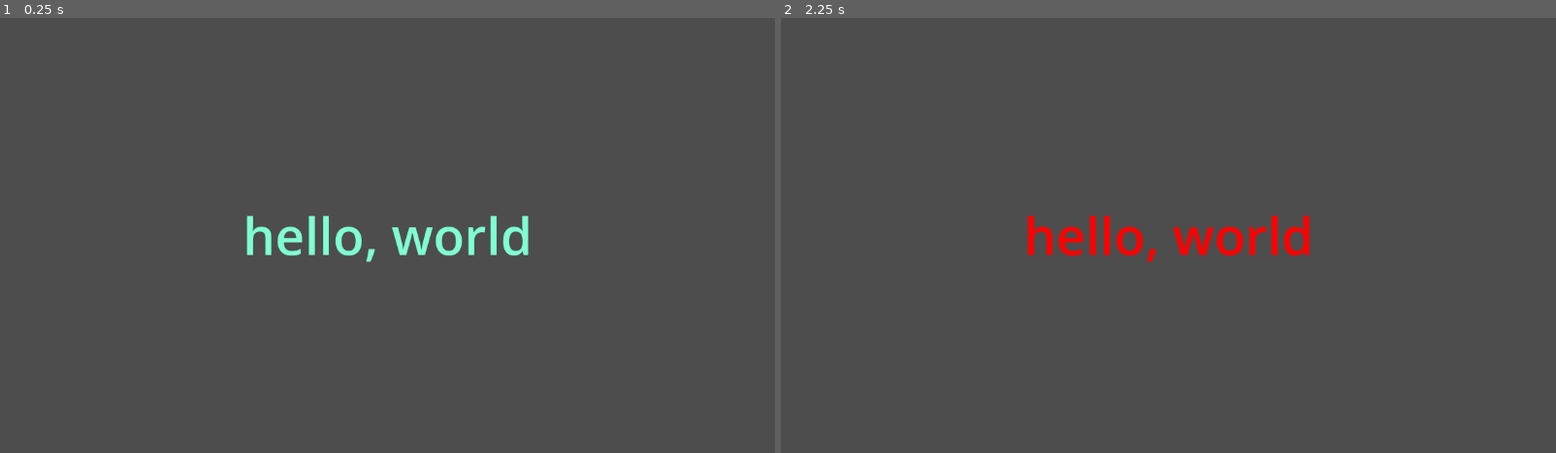
Above: before the commit, frames 1-2 (left to right).
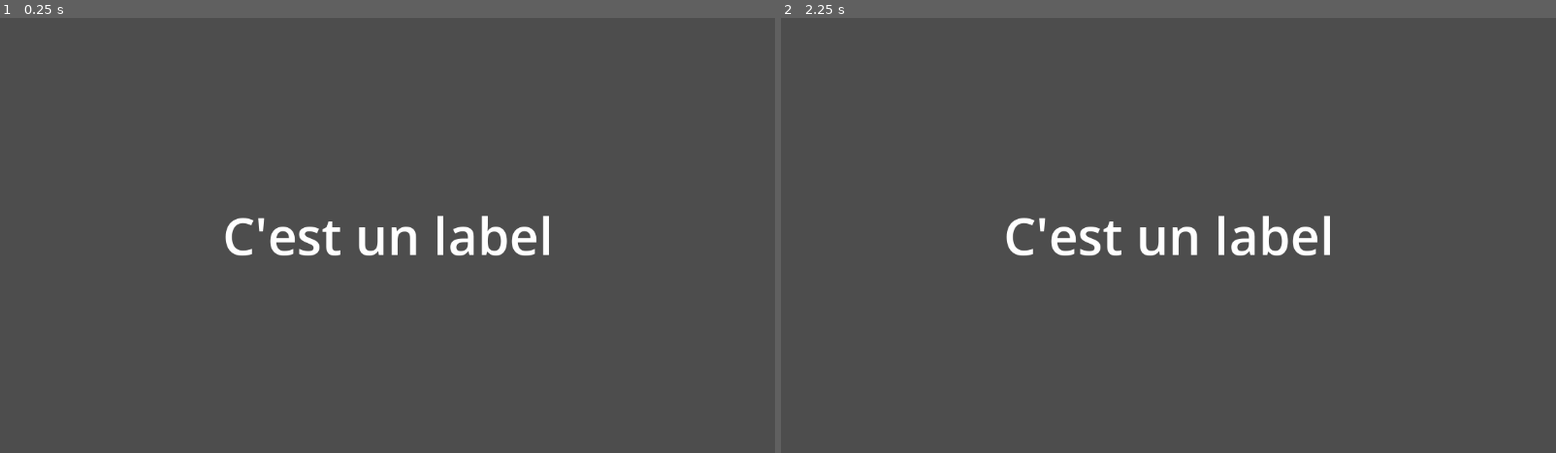
Above: after the commit, the same moments.

Repository: rCotche/gd_introScript
Game: Godot game, scene res://main.tscn
Same seed, same stepped clock (60 frames per second), same inputs: the game is played once before the commit and once after it.
Inputs:
- Up to frame 1 (0.25 s): no input
- Up to frame 2 (2.25 s): tap Enter at 0.5, 2 s; hold Space (my_action) 0.53-1.28 s; tap Space (my_action) at 1.35 s; hold Space (my_action) from 2.03 s (still down)

The runs differ from the first frame. In frame 1, 2.1% of the frame differs, in the area x 29-71%, y 45-57%; in frame 2, 2.1%.

Commit message:
variable 1.0

Diff:
--- a/main.gd
+++ b/main.gd
@@ -1,16 +1,11 @@
 extends Node
 
-
-# Called when the node enters the scene tree for the first time.
-func _ready() -> void:
-	$Label.text = "hello, world"
-	$Label.modulate = Color.AQUAMARINE
+var health = 100
 
 #_input function dejà present dans godot
 #event quel evenement a trigger la function
 #mouse movement ou pressed key
 func _input(event: InputEvent) -> void:
 	if event.is_action_pressed("my_action"):
-		$Label.modulate = Color.RED
-	if event.is_action_released("my_action"):
-		$Label.modulate = Color.AQUAMARINE
+		health -= 20
+		print(health)
